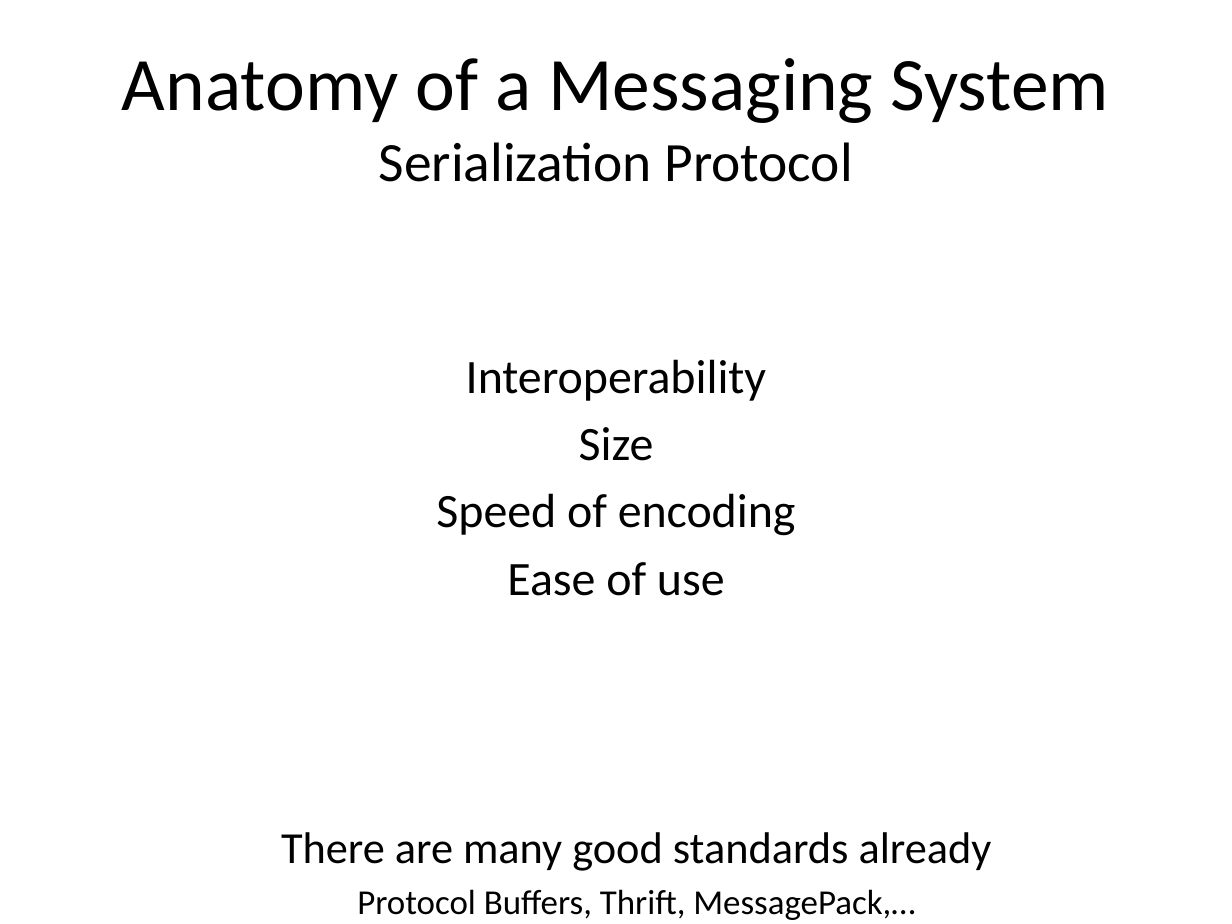
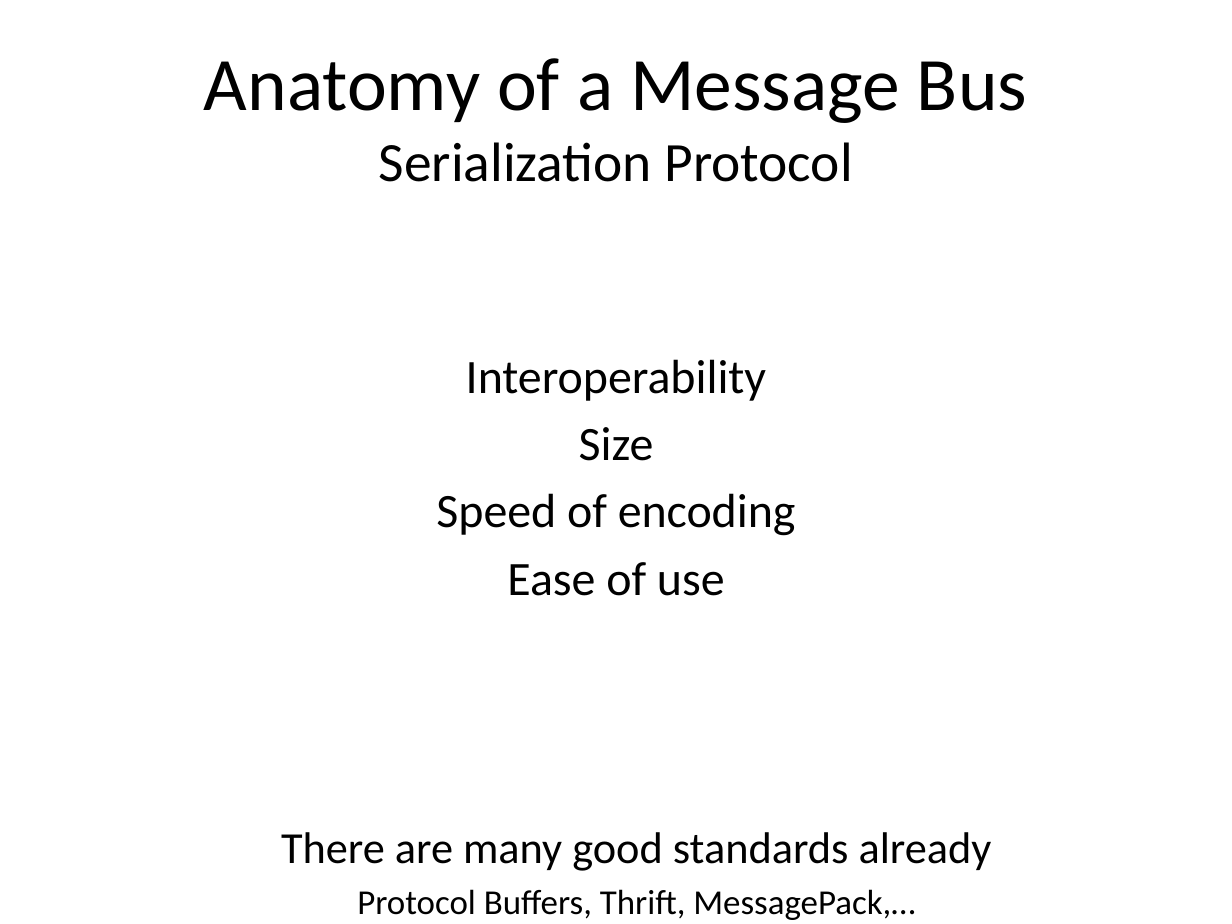
Before and after one commit to meadoch1/practical_messaging, a slide deck: slide 25 of Practical Messaging.pptx (slide 21 before the commit). Drawn at 1232x924 pixels with LibreOffice and Linux fonts; fonts in the diff are those of the drawing. Boxes give left, top, right and bottom in pixels: in the first picture for what was removed or moved away, otherwise in the second. Text is boxed around its words. In the diff, an @@ line names an element or a change of style, - is before the commit and + after.

```diff
--- a/Practical Messaging.pptx
+++ b/Practical Messaging.pptx
@@ title at (x1=204, y1=58, x2=1027, y2=182): text changed; size 44.1 to 32.4 pt @@
-Anatomy of a Messaging System
-Serialization Protocol
+Anatomy of a Message Bus
+Serialization Protocol
```
Also in this commit, not shown: 23 other slides changed, 7 slides added, 1 other file.
